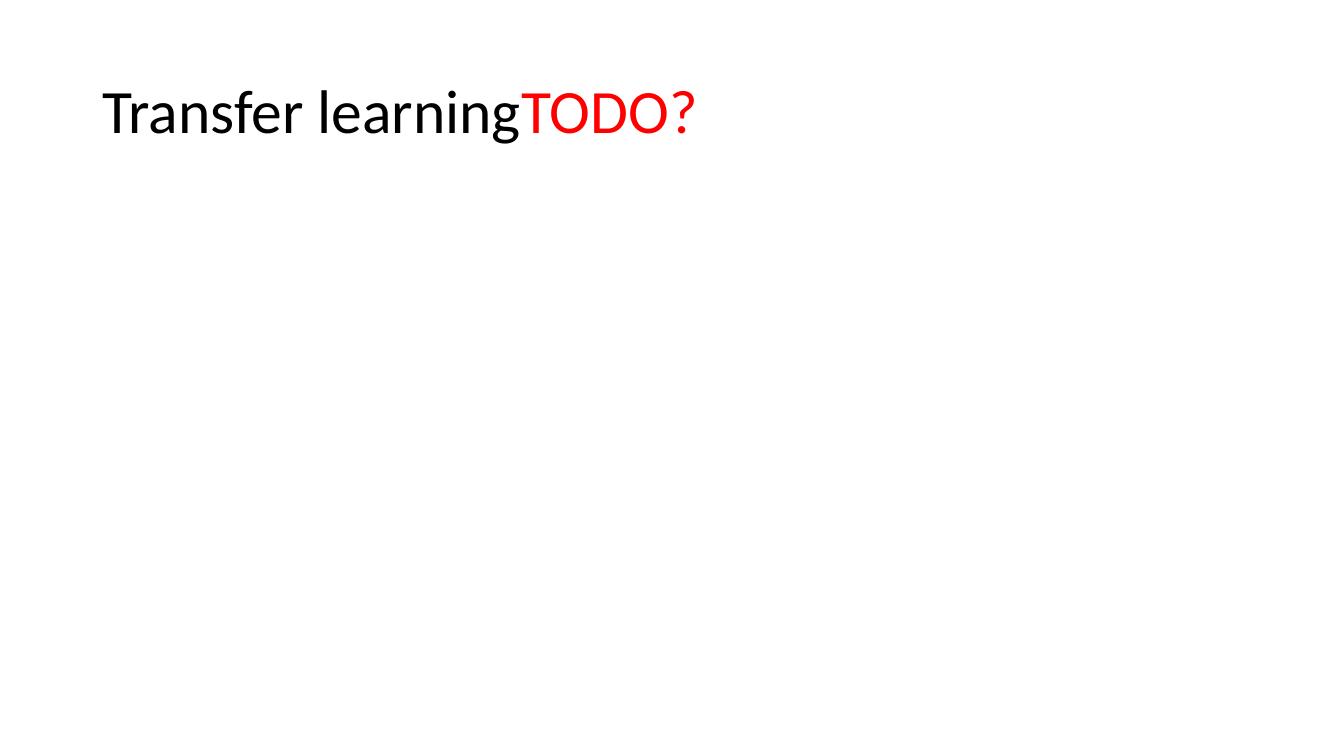
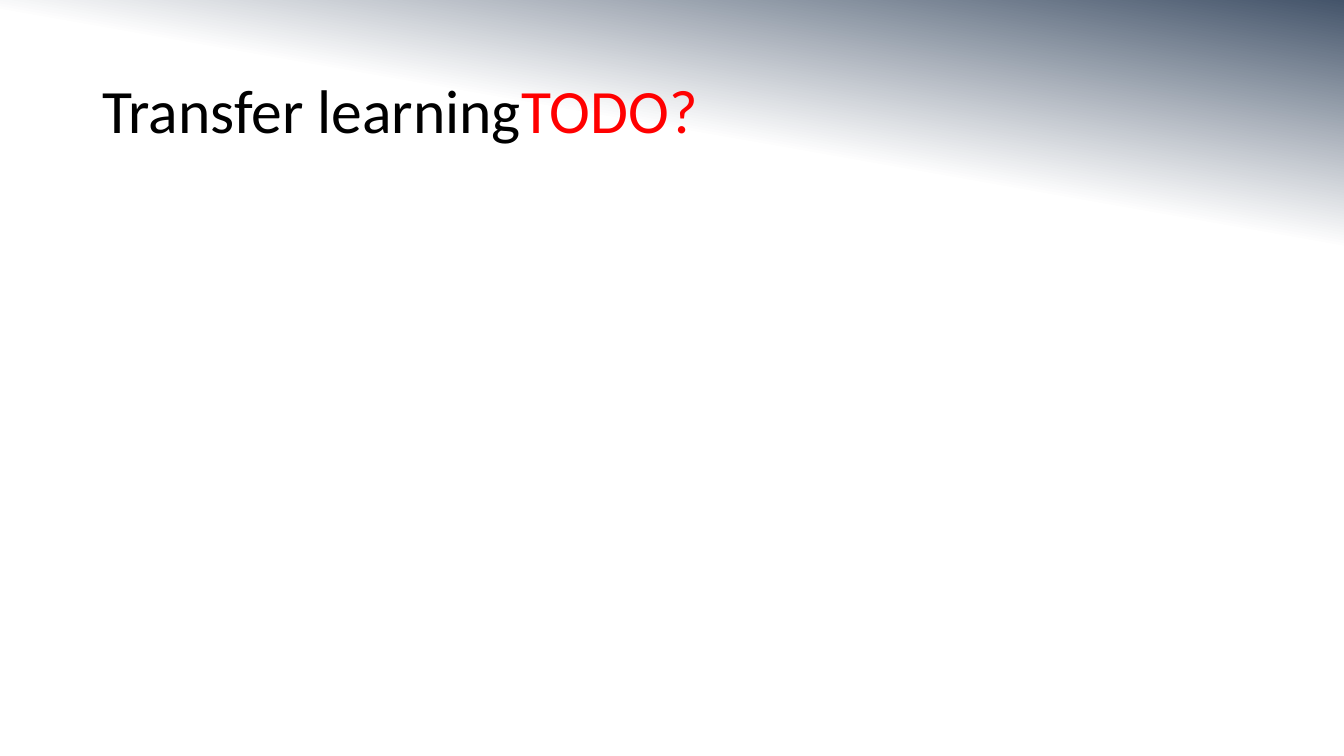
Before and after one commit to MorganMWJ/sem1020-paper-presentations, a slide deck: slide 10 of dr_slides.pptx (slide 9 before the commit). Drawn at 1344x756 pixels with LibreOffice and Linux fonts; fonts in the diff are those of the drawing. Boxes give left, top, right and bottom in pixels: in the first picture for what was removed or moved away, otherwise in the second. Text is boxed around its words. In the diff, an @@ line names an element or a change of style, - is before the commit and + after.

```diff
--- a/dr_slides.pptx
+++ b/dr_slides.pptx
@@ background #FFFFFF to gradient #44546A to #FFFFFF @@
```
Also in this commit, not shown: 8 other slides changed, 3 slides added, 2 slides removed, 4 other files.
